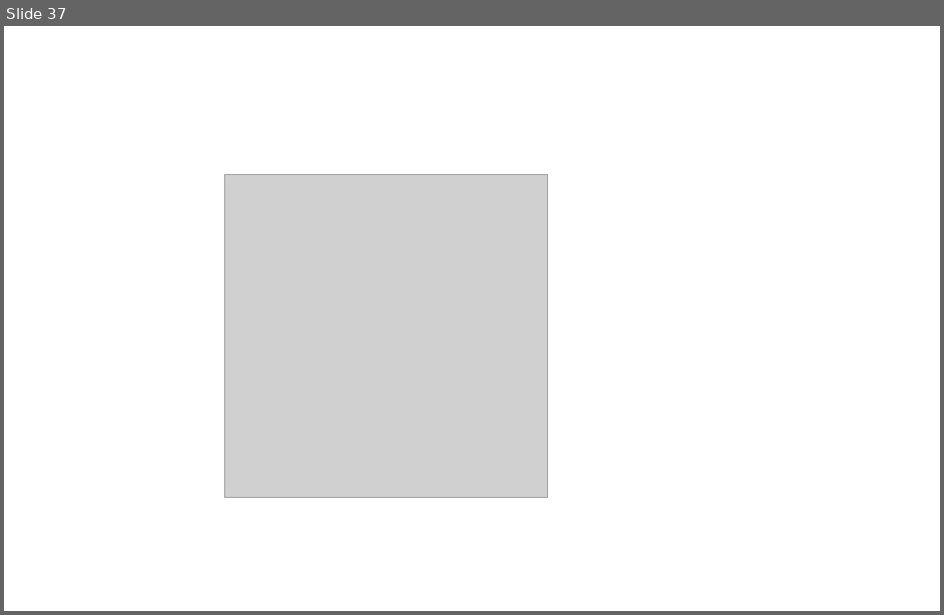
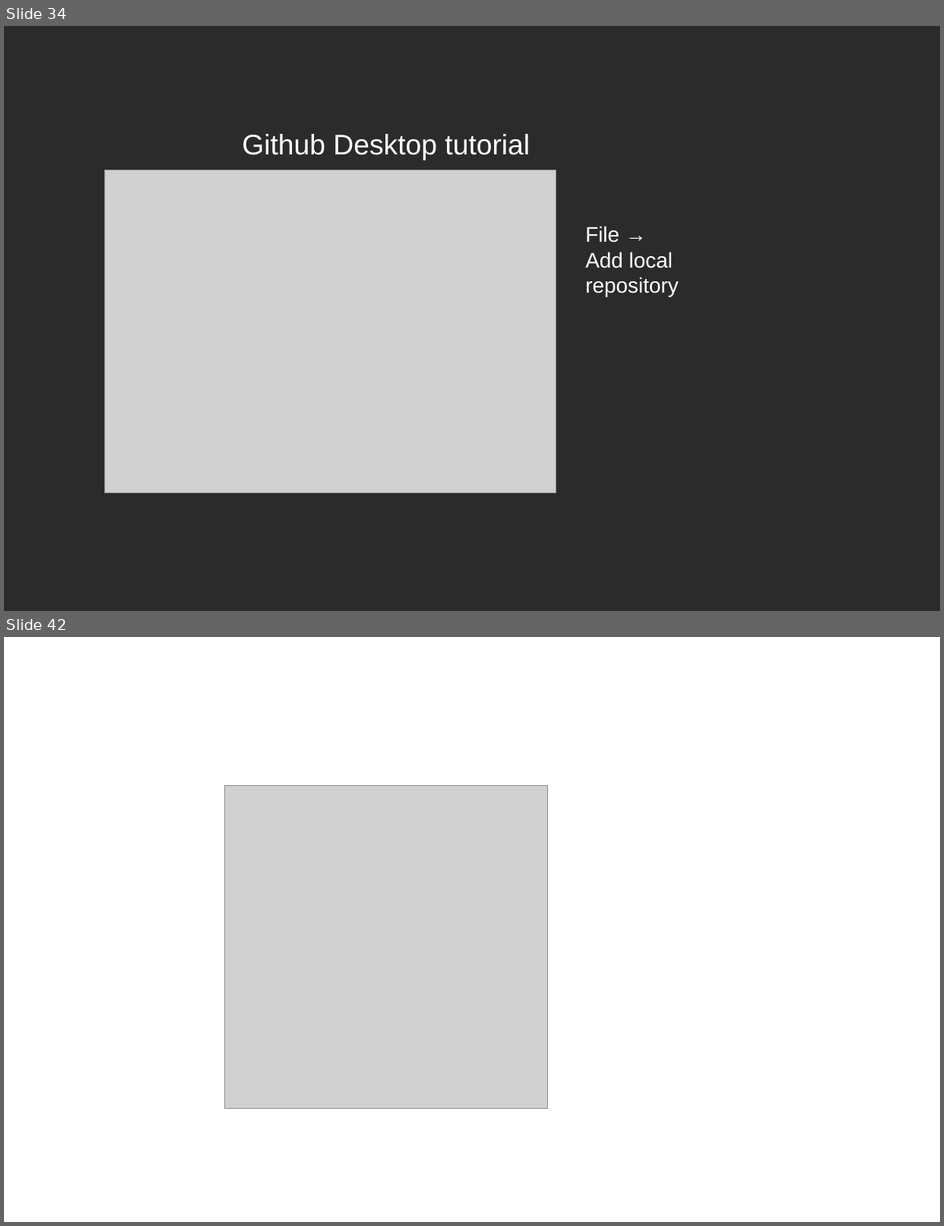
Before and after one commit to 0xspiderr/gdc-upt-presentations, a slide deck: presentation_1/1_introducere_in_godot.odp. Shown one above the other, each under a label of ours: slide 37 before the commit, slides 34 and 42 after it; the slides between them are not shown. The pictures are 944x615 and 944x1226 pixels, drawn with LibreOffice and Linux fonts; fonts in the diff are those of the drawing; grey boxes stand for pictures; background and template pictures are left out; a plain dark background stands for a picture behind light text. Boxes give left, top, right and bottom in pixels: in the first picture for what was removed or moved away, otherwise in the second. Text is boxed around its words. In the diff, an @@ line names an element or a change of style, - is before the commit and + after.

```diff
--- a/presentation_1/1_introducere_in_godot.odp
+++ b/presentation_1/1_introducere_in_godot.odp
@@ slide 34 added at (4, 26, 940, 611), background picture (left out) @@
@@ title added at (242, 134, 530, 161), 24 pt, text #FFFFFF @@
+Github Desktop tutorial
@@ picture added at (105, 170, 557, 493) @@
@@ text added at (585, 226, 679, 297), 18 pt, text #FFFFFF @@
+File →
+Add local
+repository
@@ what was slide 37 is now slide 42 @@
```
Also in this commit, not shown: 10 slides changed, 27 other slides added, 1 slide removed, 19 other files.
